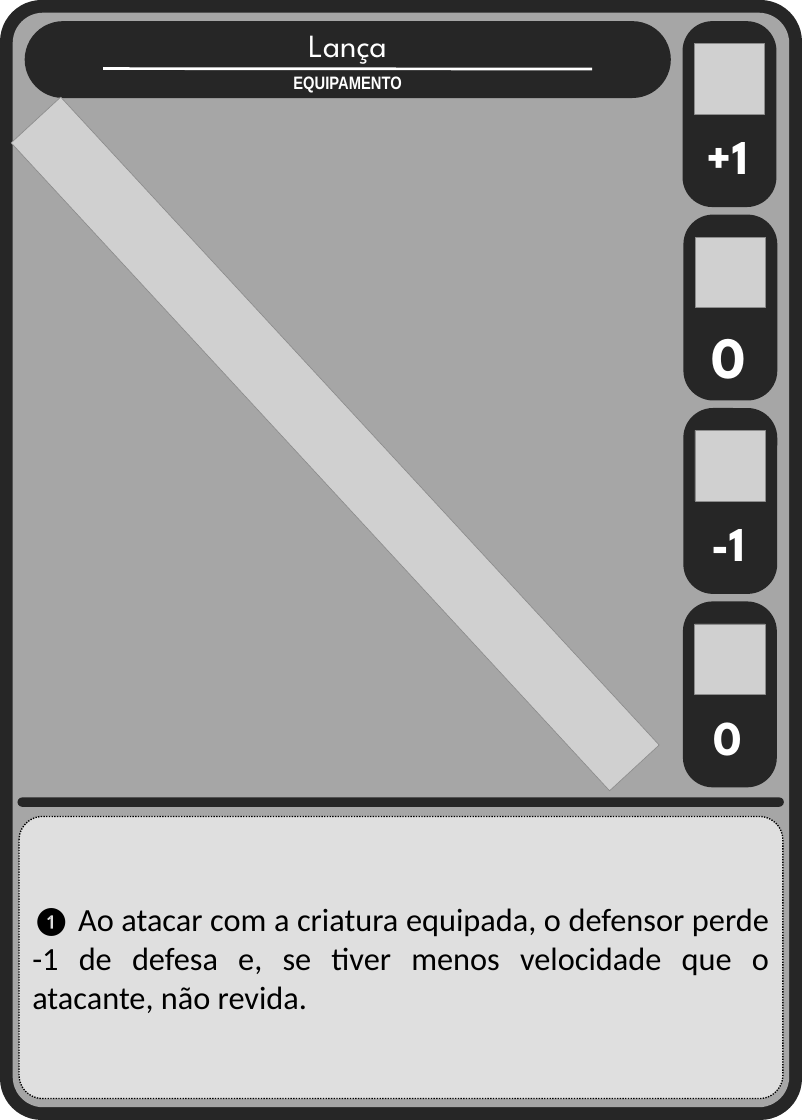
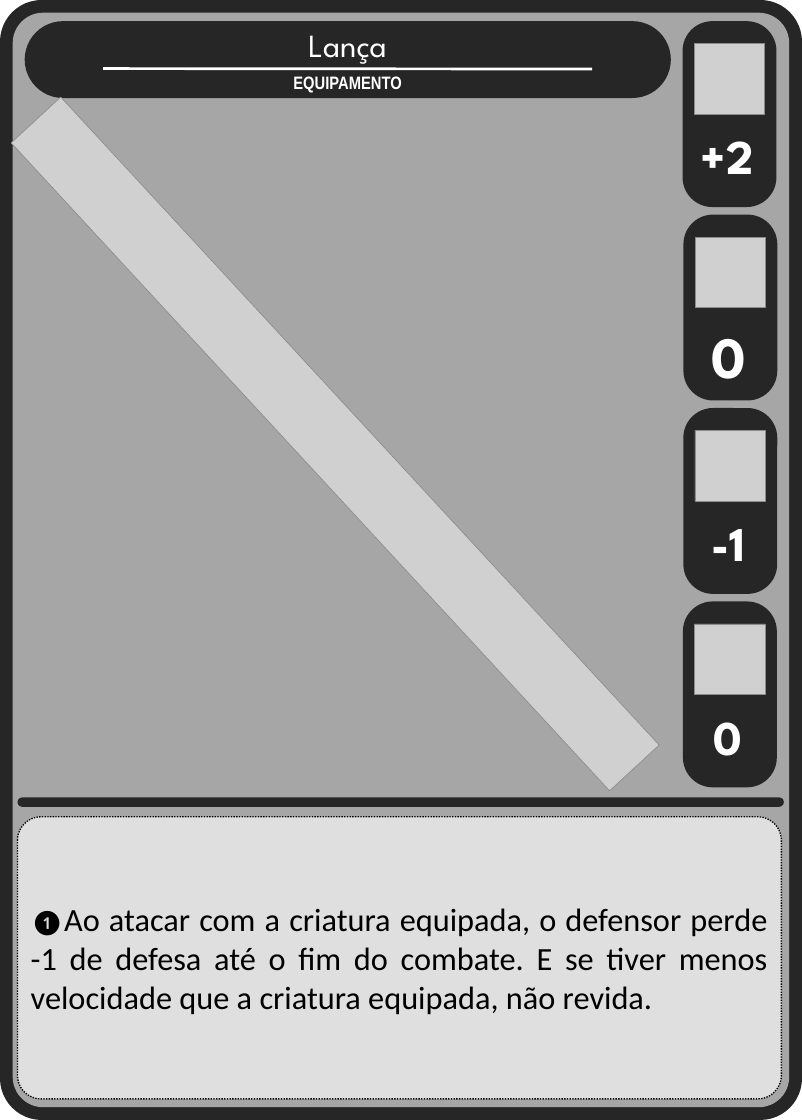
Before and after one commit to Aleyxom/Minimalist-Card-Game, a slide deck: slide 5 of slides tipos cartas/equipamentos.pptx. Drawn at 802x1120 pixels with LibreOffice and Linux fonts; fonts in the diff are those of the drawing; grey boxes stand for pictures. Boxes give left, top, right and bottom in pixels: in the first picture for what was removed or moved away, otherwise in the second. Text is boxed around its words. In the diff, an @@ line names an element or a change of style, - is before the commit and + after.

```diff
--- a/slides tipos cartas/equipamentos.pptx
+++ b/slides tipos cartas/equipamentos.pptx
@@ text at [701,141,754,174]: text changed @@
-+1
++2
@@ text in rounded rectangle at [31,908,768,1015]: text changed @@
-❶ Ao atacar com a criatura equipada, o defensor perde -1 de defesa e, se tiver menos velocidade que o atacante, não revida.
+❶Ao atacar com a criatura equipada, o defensor perde -1 de defesa até o fim do combate. E se tiver menos velocidade que a criatura equipada, não revida.
```
Also in this commit, not shown: 7 other slides changed, 5 other files.
